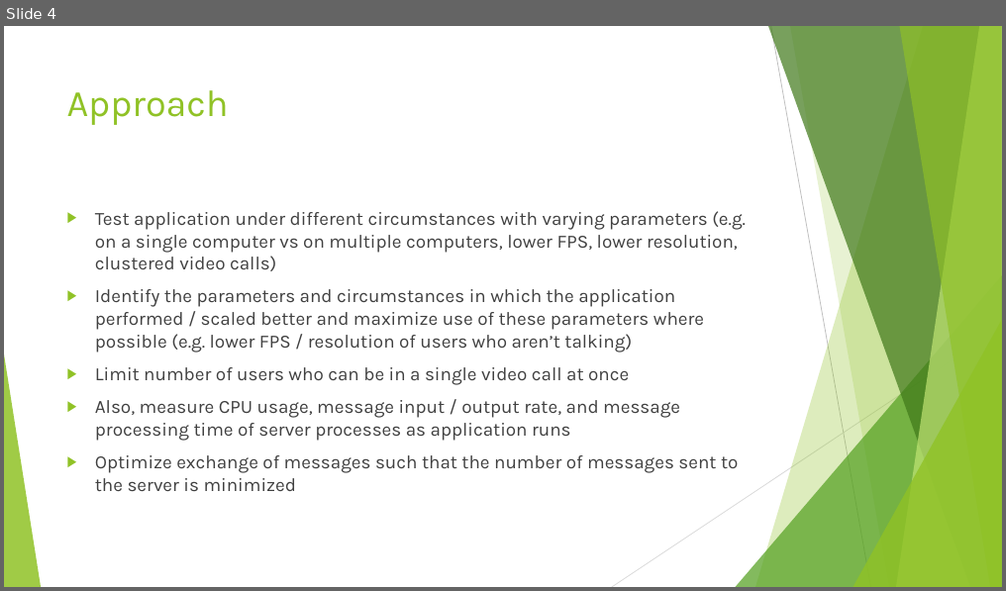
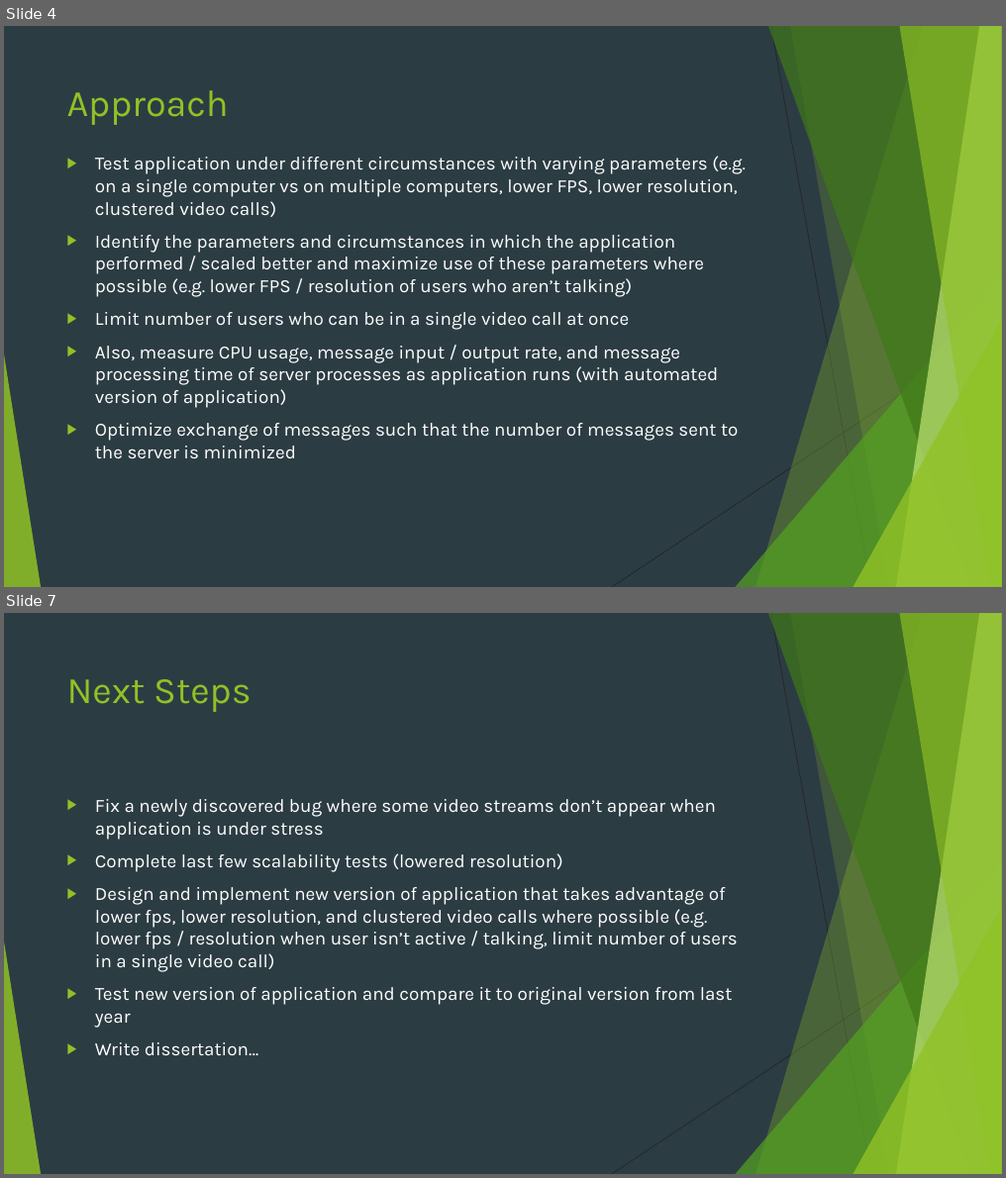
Before and after one commit to L3R4/dynamic-video, a slide deck: Dissertation/Scaling the Dynamic Video Calling Application.pptx. Shown one above the other, each under a label of ours: slide 4 before the commit, slides 4 and 7 after it; the slides between them are not shown. The pictures are 1006x591 and 1006x1178 pixels, drawn with LibreOffice and Linux fonts; fonts in the diff are those of the drawing. Boxes give left, top, right and bottom in pixels: in the first picture for what was removed or moved away, otherwise in the second. Text is boxed around its words. In the diff, an @@ line names an element or a change of style, - is before the commit and + after.

```diff
--- a/Dissertation/Scaling the Dynamic Video Calling Application.pptx
+++ b/Dissertation/Scaling the Dynamic Video Calling Application.pptx
@@ slide 7 added at [4,613,1002,1174], background #2C3C43; not listed: 10 template elements that a slide beside it also shows @@
@@ title added at [67,679,251,712], 36 pt, text #90C226 @@
+Next Steps
@@ text added at [95,799,738,1057], 18 pt, text #FFFFFF @@
+▶ Fix a newly discovered bug where some video streams don’t appear when application is under stress
+▶ Complete last few scalability tests (lowered resolution)
+▶ Design and implement new version of application that takes advantage of lower fps, lower resolution, and clustered video calls where possible (e.g. lower fps / resolution when user isn’t active / talking, limit number of users in a single video call)
+▶ Test new version of application and compare it to original version from last year
+▶ Write dissertation…
@@ slide 4 changed as well @@
@@ background #FFFFFF to #2C3C43 @@
@@ line (771, 26) - (871, 587): stroke #BFBFBF 0.75 pt to #262626 0.75 pt @@
@@ text "Test application under different circumstances ...": place and size @@
-text "Test application under different circumstances ..." at [95,211,746,491]
+text "Test application under different circumstances ..." at [95,156,746,460]
@@ text at [95,156,746,460]: text colour #404040 to #FFFFFF in "Test application under different circumstances with varying ...", "Identify the parameters and circumstances in which ...", "Limit number of users who can be ...", "Optimize exchange of messages such that the ..." @@
@@ text at [95,346,718,408]: text changed; text colour #404040 to #FFFFFF @@
-▶ Also, measure CPU usage, message input / output rate, and message processing time of server processes as application runs
+▶ Also, measure CPU usage, message input / output rate, and message processing time of server processes as application runs (with automated version of application)
@@ line (1002, 328) - (612, 587): stroke #D9D9D9 0.75 pt to #262626 0.75 pt @@
```
Also in this commit, not shown: 3 other slides changed, 2 other slides added, 2 other files.
